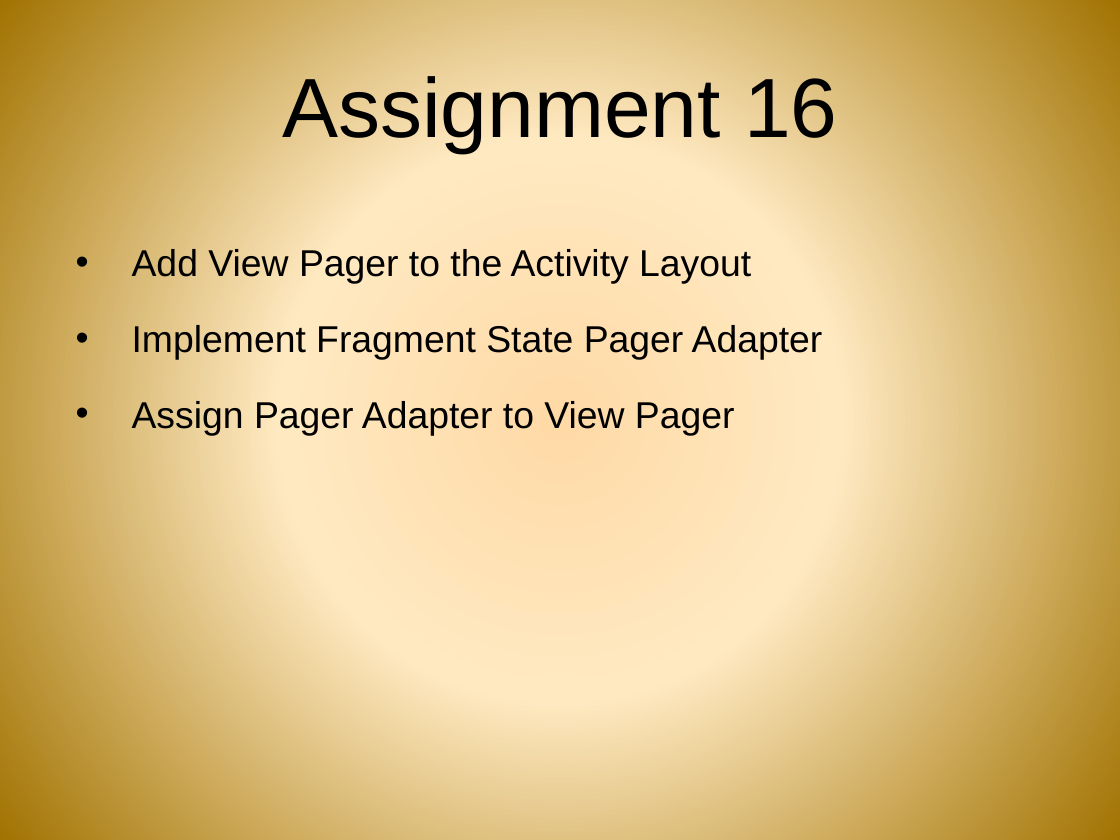
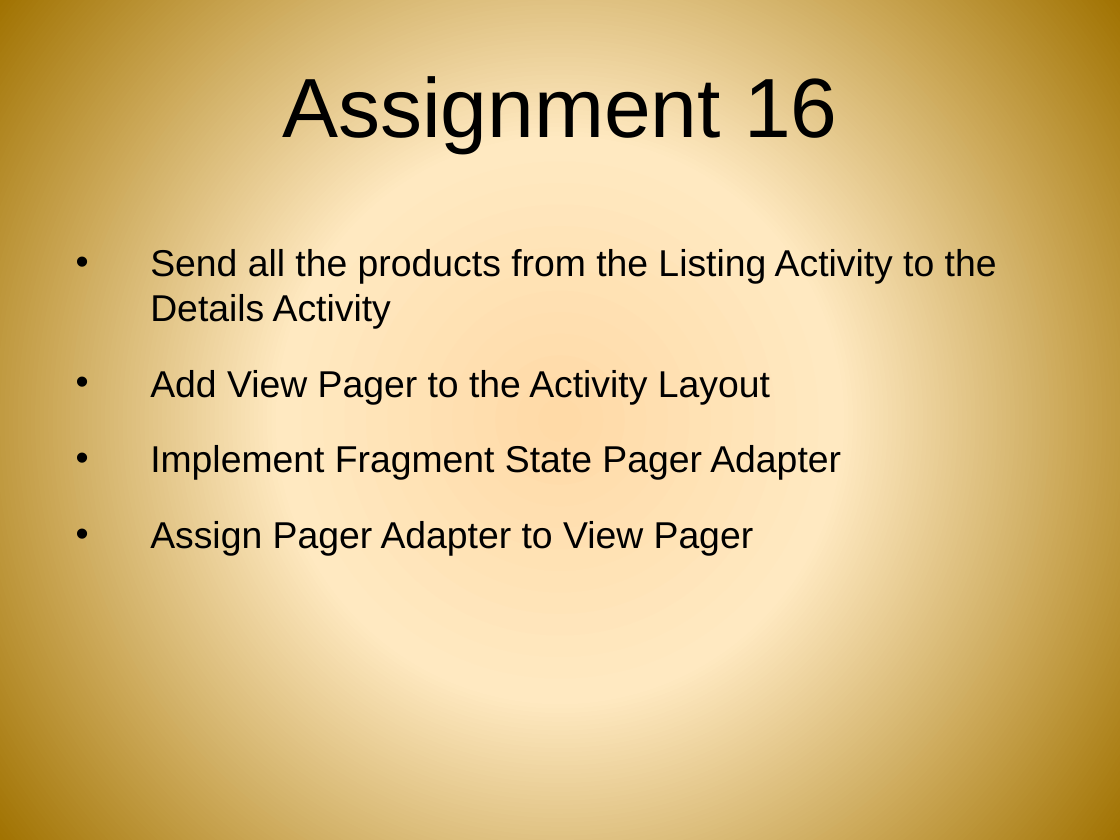
Before and after one commit to androidbootcamp/Course-Material, a slide deck: slide 8 of Day5/day_5.pptx (slide 9 before the commit). Drawn at 1120x840 pixels with LibreOffice and Linux fonts; fonts in the diff are those of the drawing; background and template pictures are left out. Boxes give left, top, right and bottom in pixels: in the first picture for what was removed or moved away, otherwise in the second. Text is boxed around its words. In the diff, an @@ line names an element or a change of style, - is before the commit and + after.

Commit message:
Abhinav/Naz - Updating the PPT.

```diff
--- a/Day5/day_5.pptx
+++ b/Day5/day_5.pptx
@@ text at (150,249,997,328): paragraph added @@
+• Send all the products from the Listing Activity to the Details Activity
@@ text at (150,370,841,556): indent changed @@
```
Also in this commit, not shown: 8 other slides changed, 1 slide removed.
